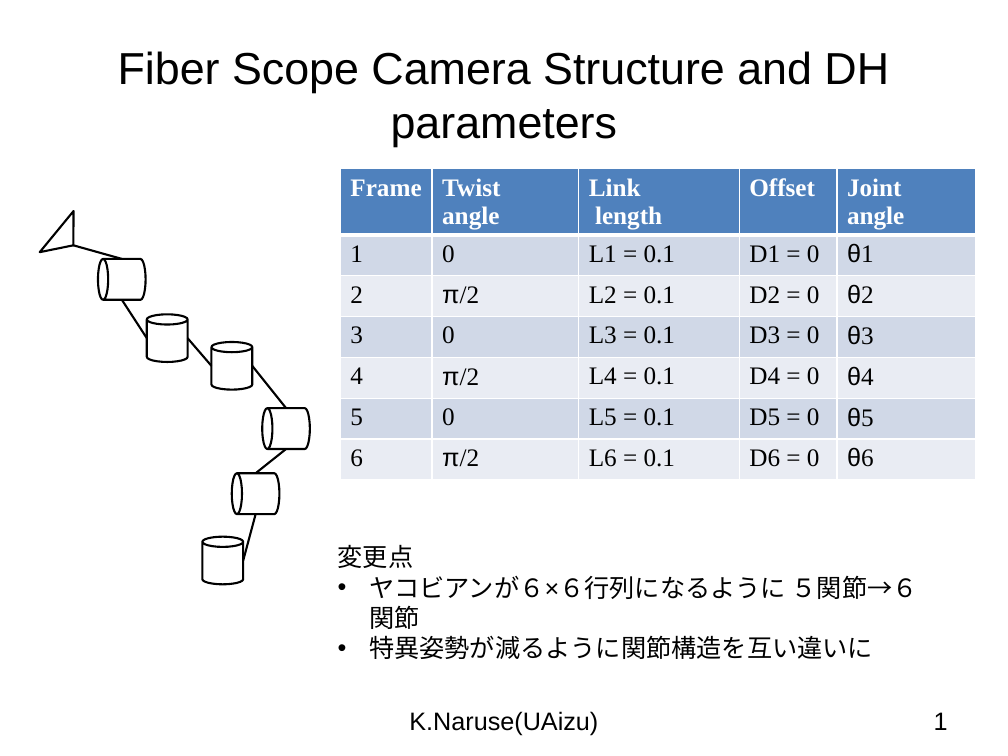
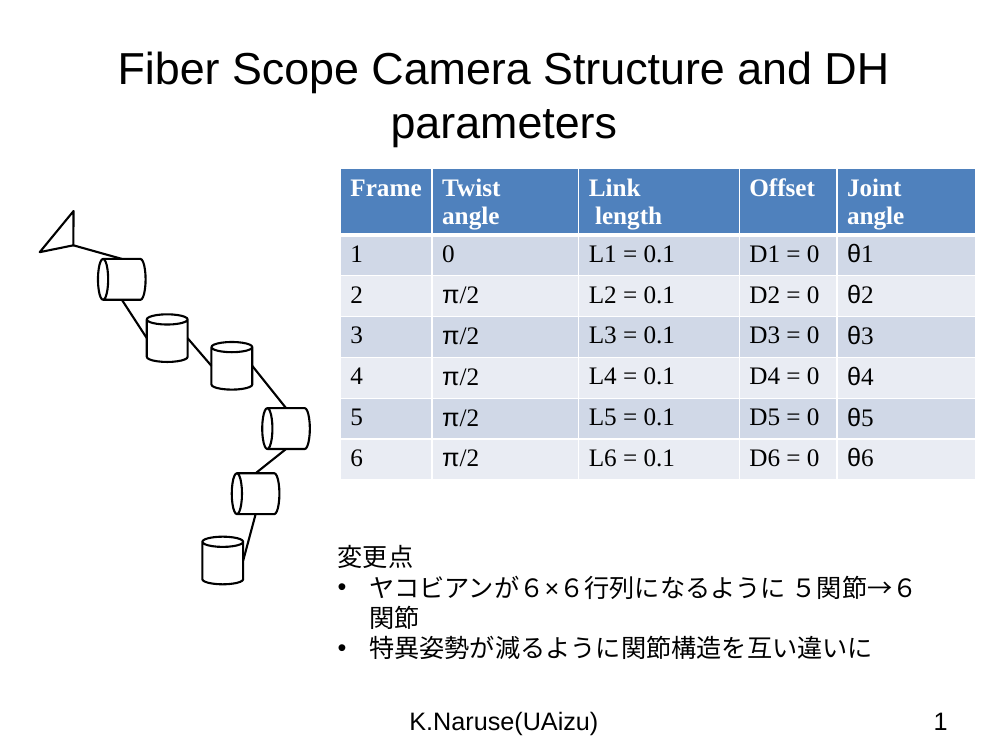
Before and after one commit to REL-UoA-JAEA-WRS-SIM/Workshop, a slide deck: slide 1 of fiber-scope-camera/slide/2020-03-24-FiberScopeCameraStructureAndDHParameres.pptx. Drawn at 1008x756 pixels with LibreOffice and Linux fonts; fonts in the diff are those of the drawing; background and template pictures are left out. Boxes give left, top, right and bottom in pixels: in the first picture for what was removed or moved away, otherwise in the second. Text is boxed around its words. In the diff, an @@ line names an element or a change of style, - is before the commit and + after.

```diff
--- a/fiber-scope-camera/slide/2020-03-24-FiberScopeCameraStructureAndDHParameres.pptx
+++ b/fiber-scope-camera/slide/2020-03-24-FiberScopeCameraStructureAndDHParameres.pptx
@@ table at [341,168,975,603] @@
-row 4, column 2: 0
+row 4, column 2: π/2
-row 6, column 2: 0
+row 6, column 2: π/2
```
Also in this commit, not shown: 11 other files.
